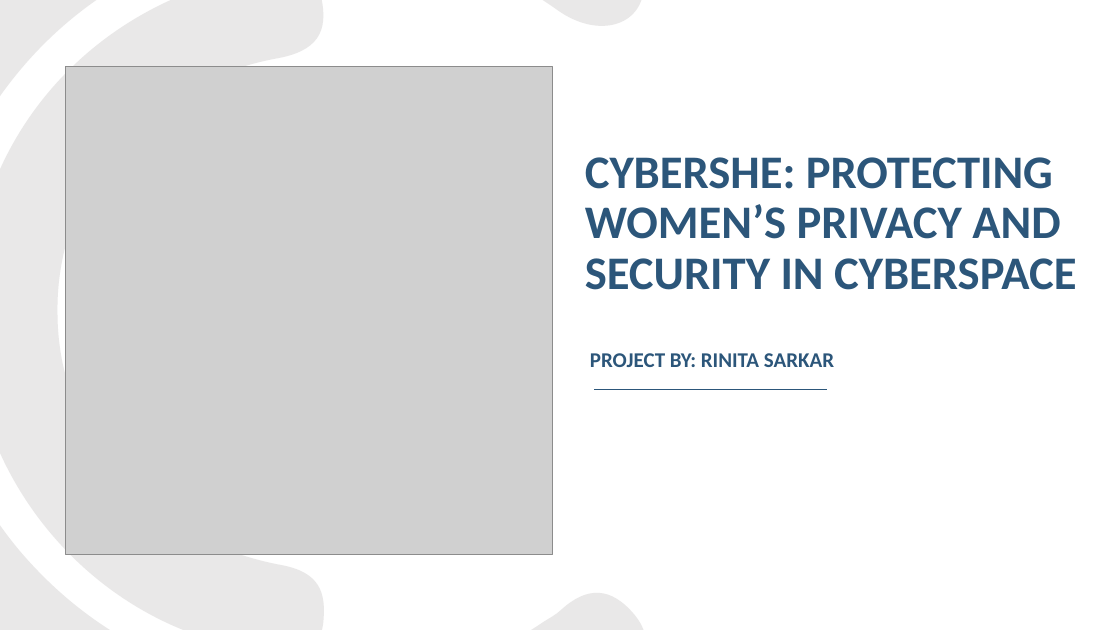
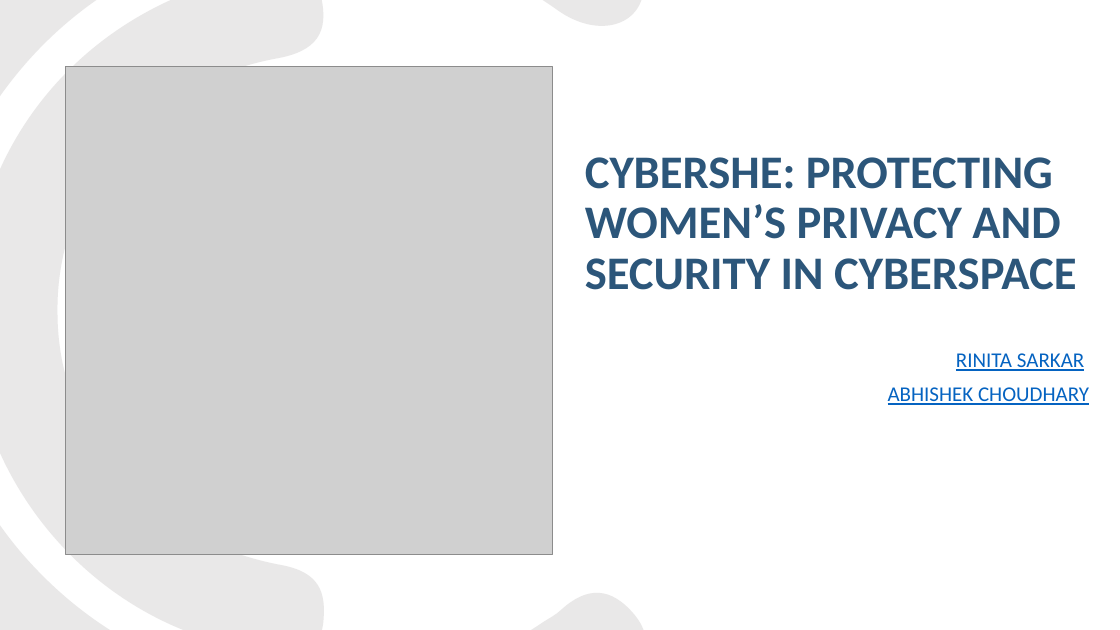
Before and after one commit to RinitaSarkar/CyberSHE, a slide deck: slide 1 of Hack For SAFE.pptx. Drawn at 1120x630 pixels with LibreOffice and Linux fonts; fonts in the diff are those of the drawing; grey boxes stand for pictures. Boxes give left, top, right and bottom in pixels: in the first picture for what was removed or moved away, otherwise in the second. Text is boxed around its words. In the diff, an @@ line names an element or a change of style, - is before the commit and + after.

```diff
--- a/Hack For SAFE.pptx
+++ b/Hack For SAFE.pptx
@@ subtitle at (888,353,1089,405): text changed; text colour #2C567A to #0563C1; bold off @@
-PROJECT BY: RINITA SARKAR
+RINITA SARKAR
+ABHISHEK CHOUDHARY
@@ line removed from (595, 389) to (827, 389) @@
```
Also in this commit, not shown: 2 other slides changed, 1 slide added, 3 other files.
